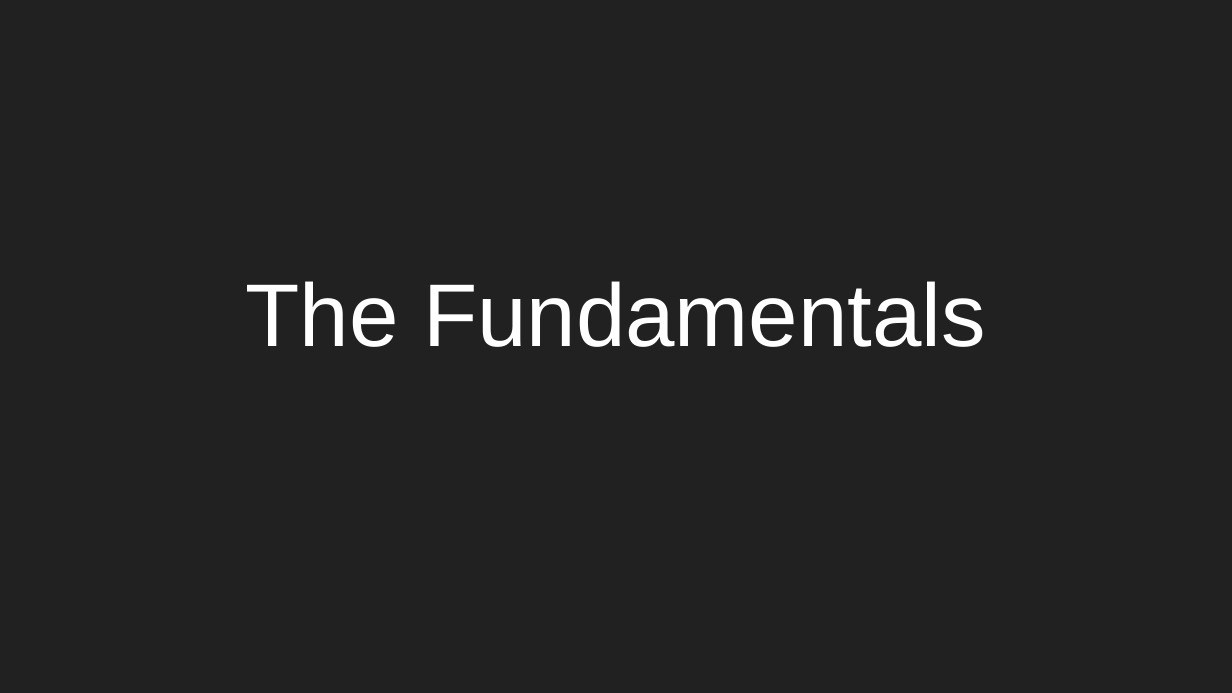
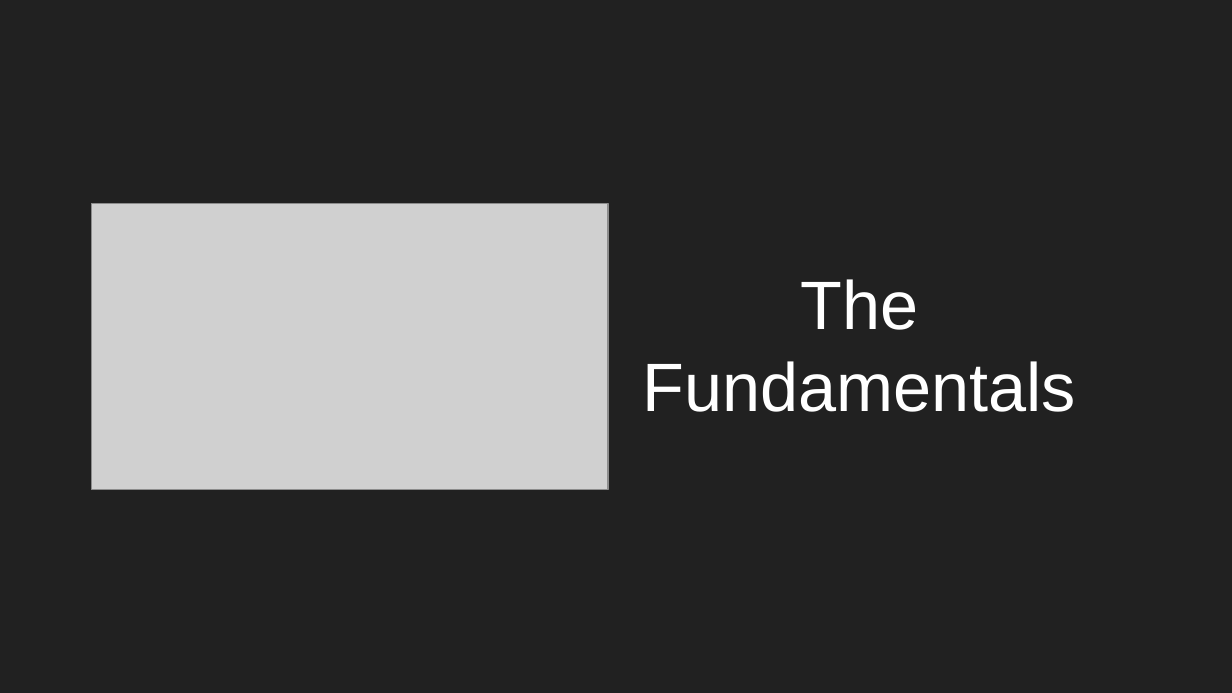
Before and after one commit to dorairajsanjay/vellore_tech_AI_ML_presentation_Feb2020, a slide deck: slide 9 of vit_ml_ai_core_principles_applications.pptx (slide 3 before the commit). Drawn at 1232x693 pixels with LibreOffice and Linux fonts; fonts in the diff are those of the drawing; grey boxes stand for pictures. Boxes give left, top, right and bottom in pixels: in the first picture for what was removed or moved away, otherwise in the second. Text is boxed around its words. In the diff, an @@ line names an element or a change of style, - is before the commit and + after.

```diff
--- a/vit_ml_ai_core_principles_applications.pptx
+++ b/vit_ml_ai_core_principles_applications.pptx
@@ picture added at (91,203,607,489) @@
@@ title "The Fundamentals": place and size @@
-title "The Fundamentals" at (245,281,986,347)
+title "The Fundamentals" at (643,279,1076,412)
@@ title "The Fundamentals" at (643,279,1076,412): size 52 to 40 pt @@
```
Also in this commit, not shown: 6 other slides changed, 14 slides added, 4 slides removed.
